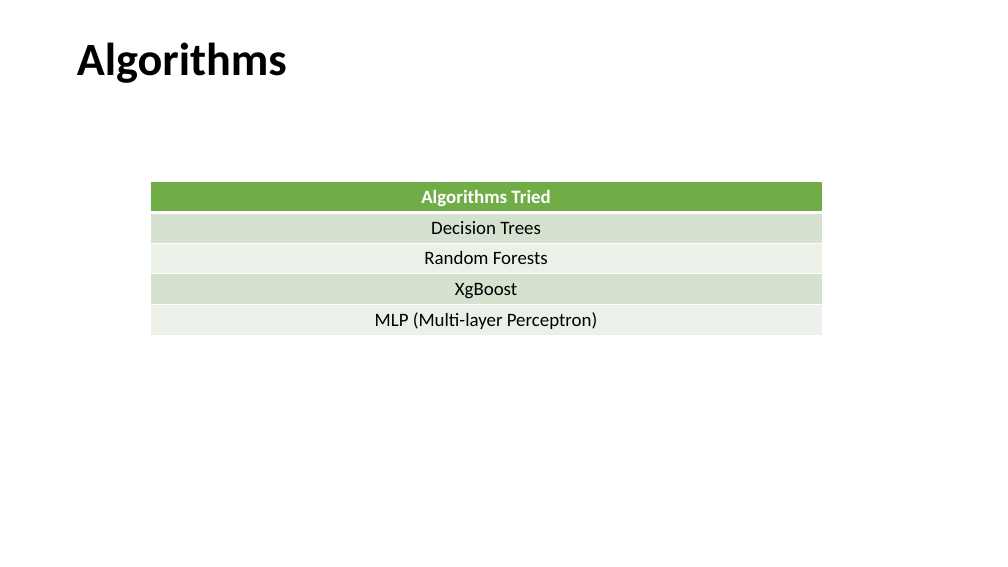
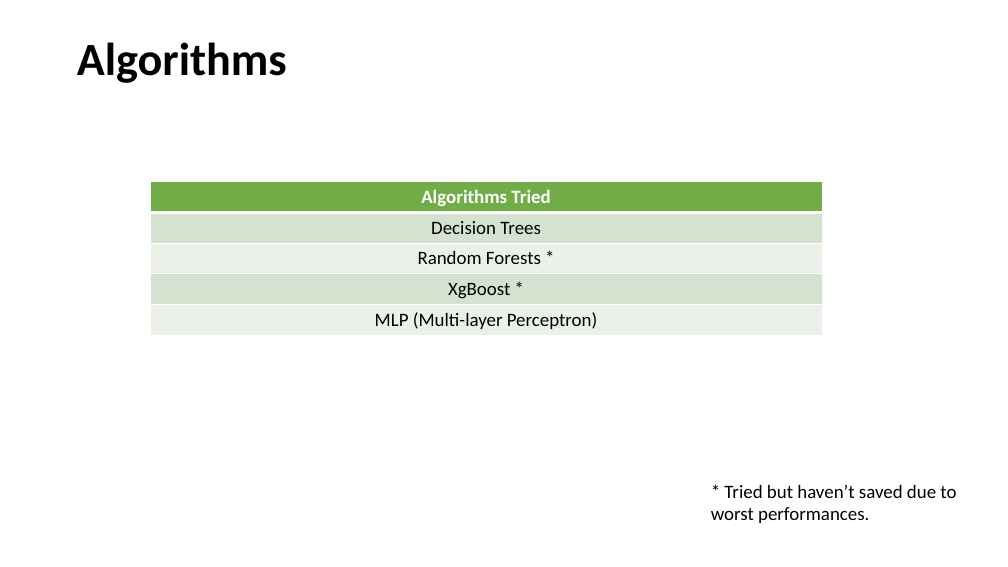
Before and after one commit to Nabarko/ML_String_Matching, a slide deck: slide 4 of Overview.pptx. Drawn at 1008x567 pixels with LibreOffice and Linux fonts; fonts in the diff are those of the drawing. Boxes give left, top, right and bottom in pixels: in the first picture for what was removed or moved away, otherwise in the second. Text is boxed around its words. In the diff, an @@ line names an element or a change of style, - is before the commit and + after.

Commit message:
pptx changed

```diff
--- a/Overview.pptx
+++ b/Overview.pptx
@@ table at (150, 182, 823, 336) @@
-row 3, column 1: Random Forests
+row 3, column 1: Random Forests *
-row 4, column 1: XgBoost
+row 4, column 1: XgBoost *
@@ text added at (711, 485, 956, 523), 18 pt, text #000000 @@
+* Tried but haven’t saved due to worst performances.
```
